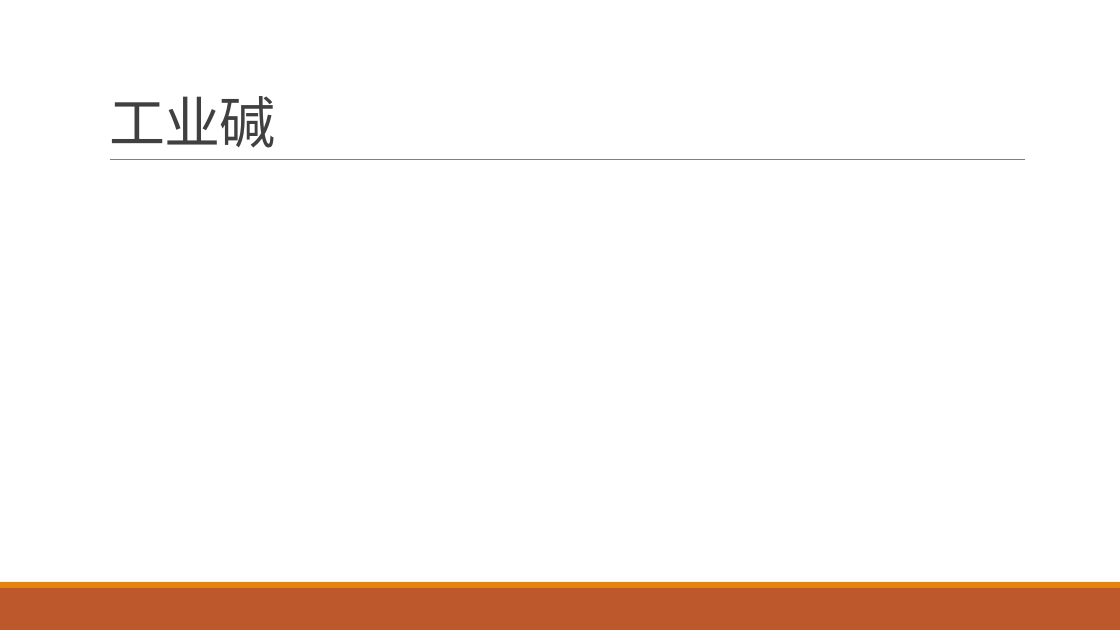
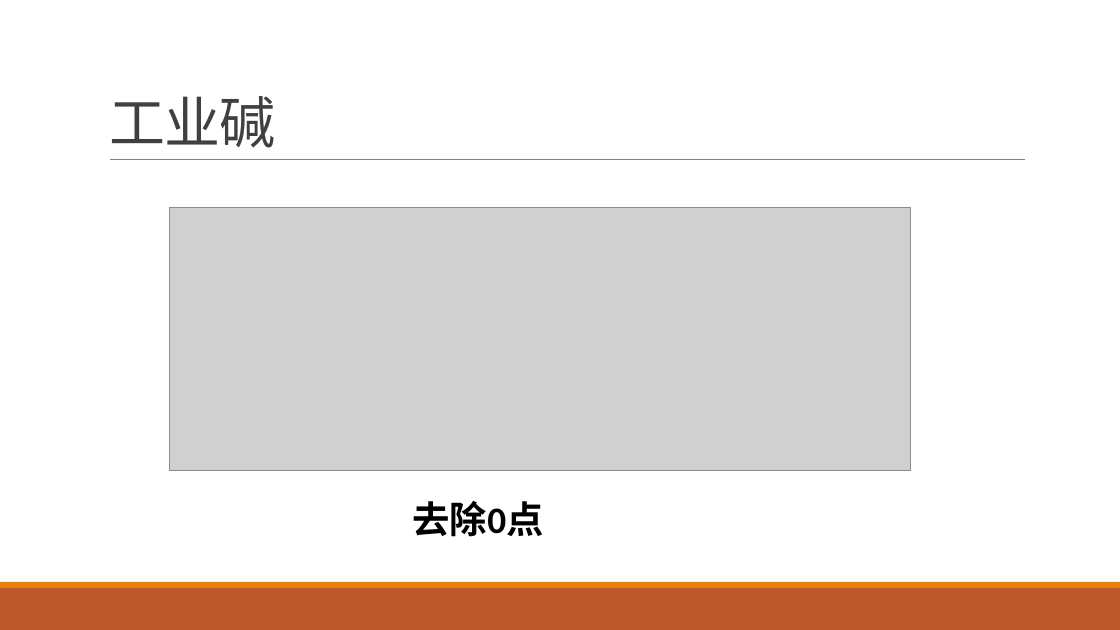
Before and after one commit to yuanjingsong/MCM_Homework, a slide deck: slide 16 of PreG21.pptx (slide 15 before the commit). Drawn at 1120x630 pixels with LibreOffice and Linux fonts; fonts in the diff are those of the drawing; grey boxes stand for pictures. Boxes give left, top, right and bottom in pixels: in the first picture for what was removed or moved away, otherwise in the second. Text is boxed around its words. In the diff, an @@ line names an element or a change of style, - is before the commit and + after.

Commit message:
ppt to GYJ

```diff
--- a/PreG21.pptx
+++ b/PreG21.pptx
@@ picture added at box(170, 208, 911, 471) @@
@@ text added at box(412, 501, 543, 537), 32 pt, text #000000, bold @@
+去除0点
```
Also in this commit, not shown: 2 other slides changed, 4 slides added, 1 slide removed.
